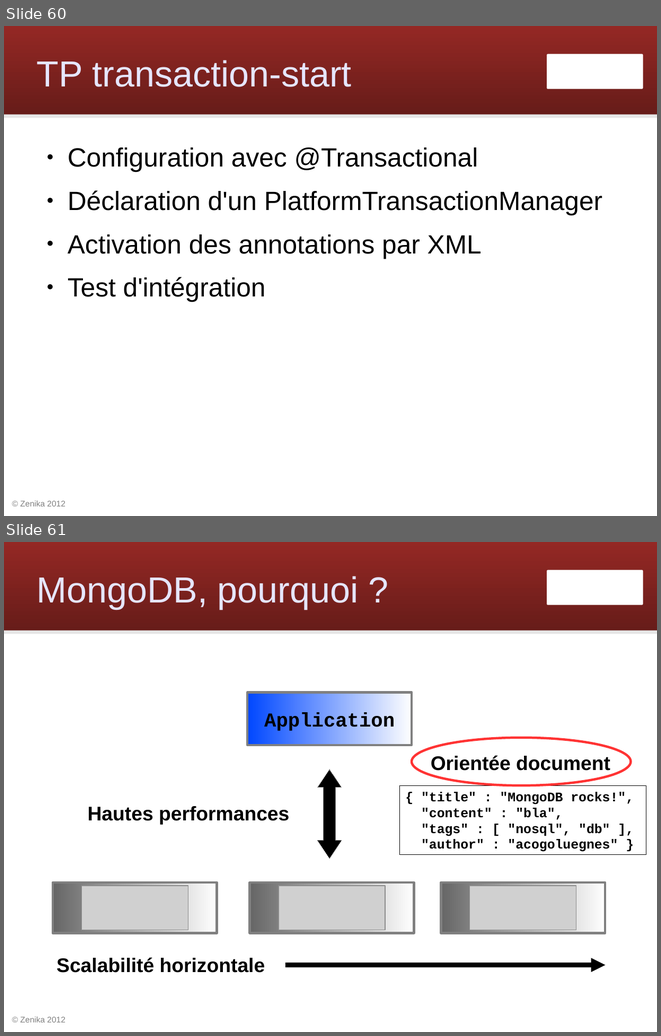
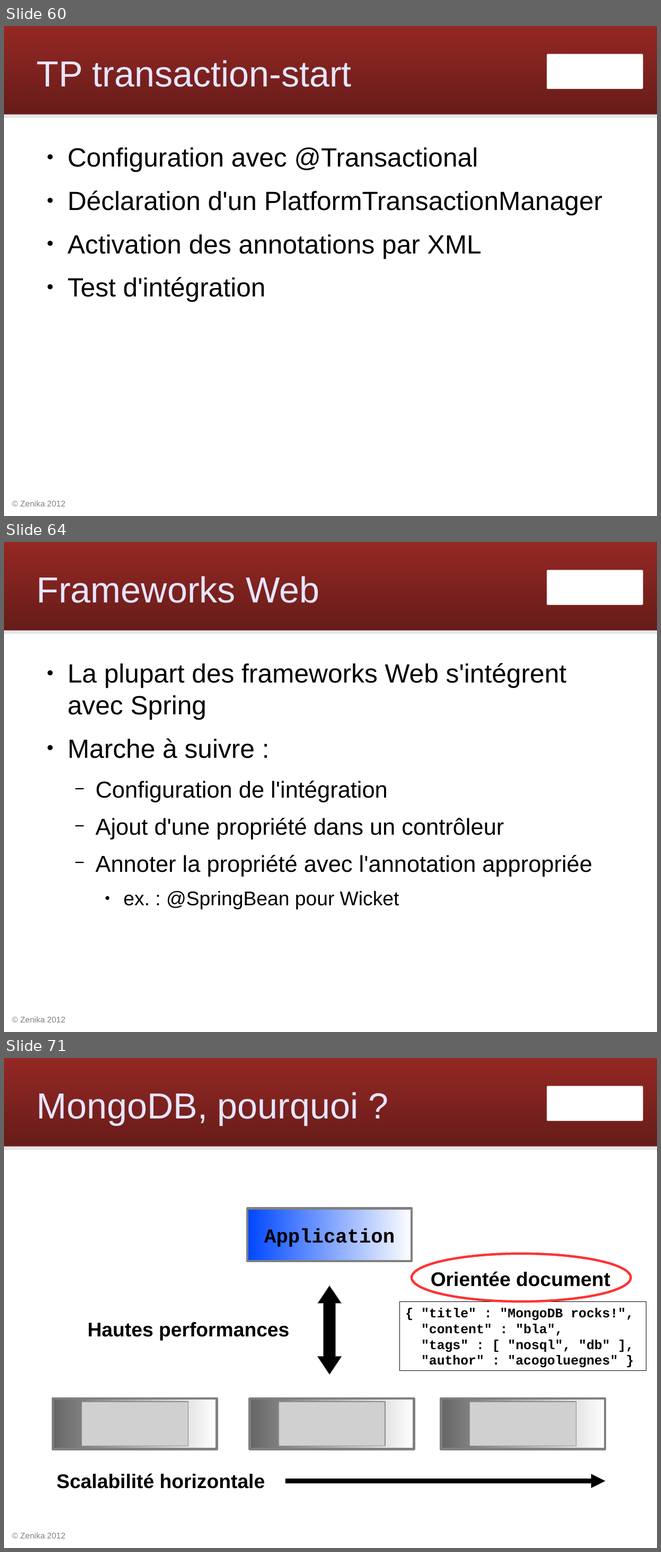
Before and after one commit to Zenika/workshop-spring-core, a slide deck: spring-workshop.odp. Shown one above the other, each under a label of ours: slides 60 and 61 before the commit, slides 60, 64 and 71 after it; the slides between them are not shown. The pictures are 661x1036 and 661x1552 pixels, drawn with LibreOffice and Linux fonts; fonts in the diff are those of the drawing; grey boxes stand for pictures; background and template pictures are left out. Boxes give left, top, right and bottom in pixels: in the first picture for what was removed or moved away, otherwise in the second. Text is boxed around its words. In the diff, an @@ line names an element or a change of style, - is before the commit and + after.

```diff
--- a/spring-workshop.odp
+++ b/spring-workshop.odp
@@ slide 64 added at (4, 542, 657, 1032), background #FFFFFF; not listed: 4 template elements that a slide beside it also shows @@
@@ title added at (37, 576, 319, 603), 44 pt, text #E6E6FF @@
+Frameworks Web
@@ text added at (68, 663, 592, 909), 28 pt, text #000000 @@
+● La plupart des frameworks Web s'intégrent avec Spring
+● Marche à suivre :
+  − Configuration de l'intégration
+  − Ajout d'une propriété dans un contrôleur
+  − Annoter la propriété avec l'annotation appropriée
+    ● ex. : @SpringBean pour Wicket
@@ what was slide 61 is now slide 71 @@
```
Also in this commit, not shown: 9 other slides added.
